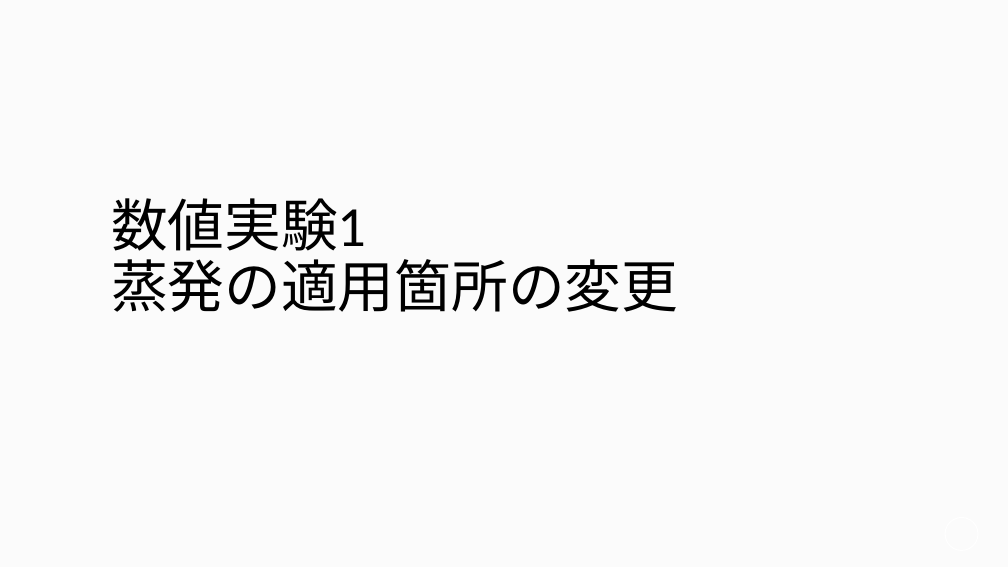
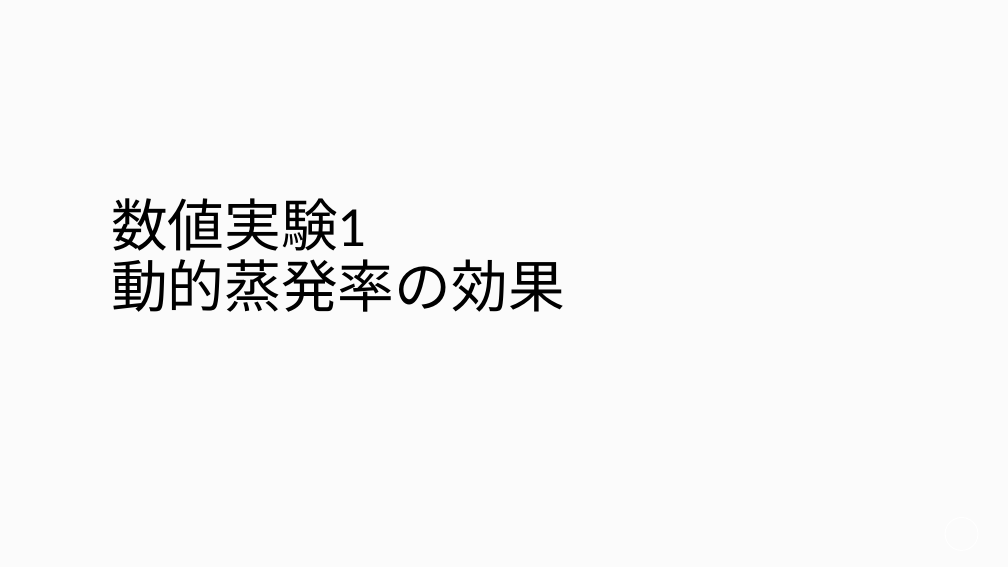
Before and after one commit to Marcy1016/AntColonyOptimization, a slide deck: slide 7 of 実験結果/卒論発表_13H023修.pptx (slide 8 before the commit). Drawn at 1008x567 pixels with LibreOffice and Linux fonts; fonts in the diff are those of the drawing; background and template pictures are left out. Boxes give left, top, right and bottom in pixels: in the first picture for what was removed or moved away, otherwise in the second. Text is boxed around its words. In the diff, an @@ line names an element or a change of style, - is before the commit and + after.

```diff
--- a/実験結果/卒論発表_13H023修.pptx
+++ b/実験結果/卒論発表_13H023修.pptx
@@ title at (x1=111, y1=198, x2=565, y2=312): text changed @@
-数値実験1
-蒸発の適用箇所の変更
+数値実験1
+動的蒸発率の効果
```
Also in this commit, not shown: 10 other slides changed, 3 slides added, 1 slide removed.
